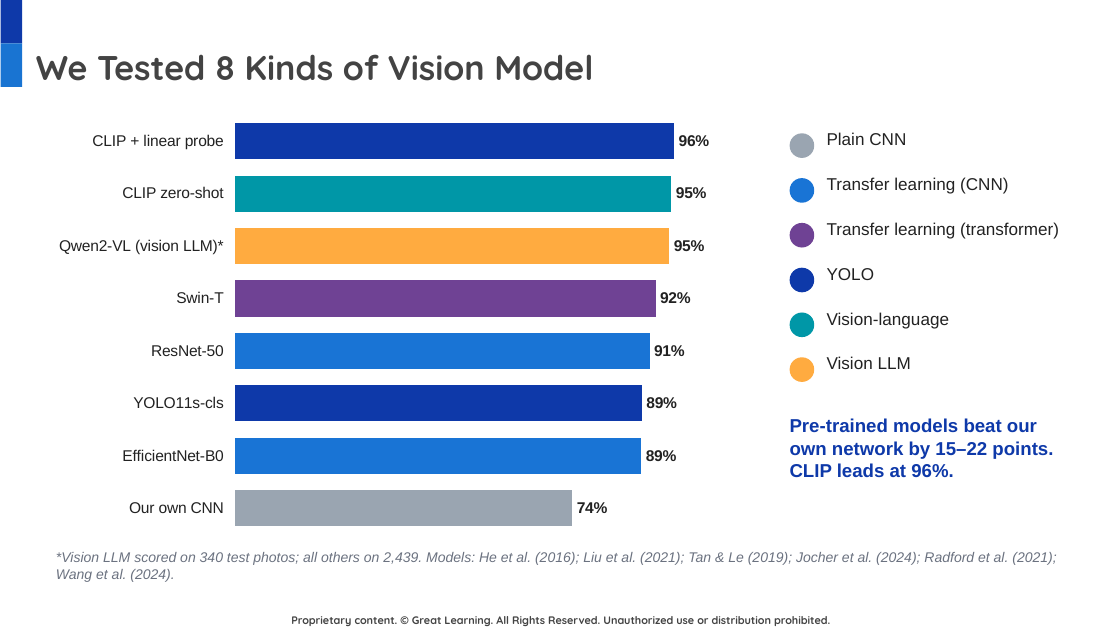
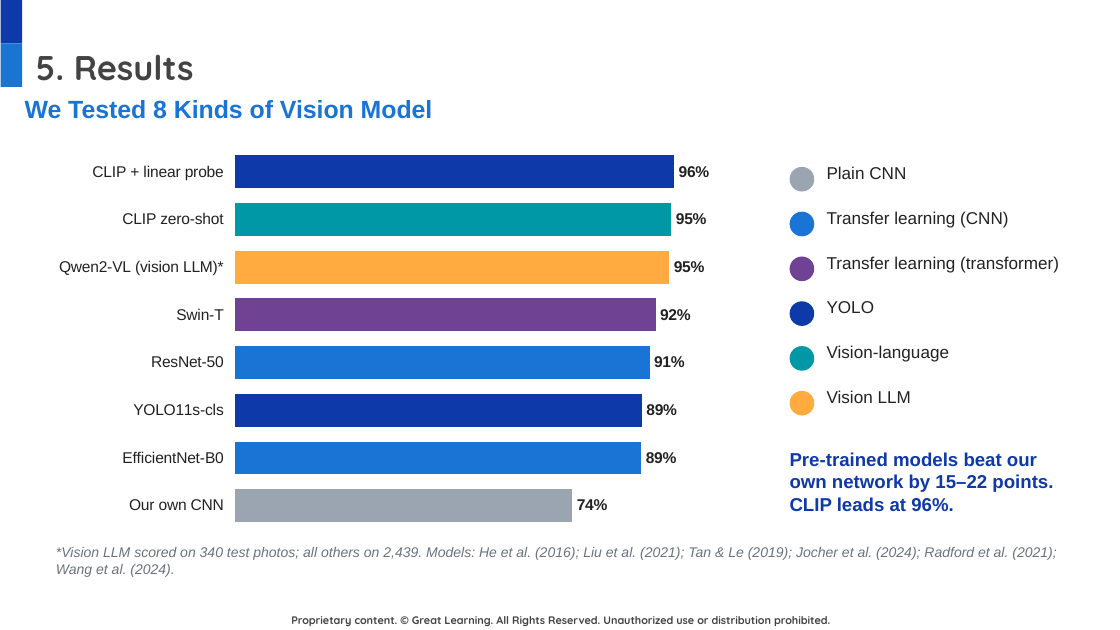
Before and after one commit to DatariusAI/nutriscan-food-detection, a slide deck: slide 7 of docs/NutriScan_Final_Presentation.pptx. Drawn at 1120x630 pixels with LibreOffice and Linux fonts; fonts in the diff are those of the drawing; background and template pictures are left out. Boxes give left, top, right and bottom in pixels: in the first picture for what was removed or moved away, otherwise in the second. Text is boxed around its words. In the diff, an @@ line names an element or a change of style, - is before the commit and + after.

```diff
--- a/docs/NutriScan_Final_Presentation.pptx
+++ b/docs/NutriScan_Final_Presentation.pptx
@@ title at [36,54,194,81]: text changed @@
-We Tested 8 Kinds of Vision Model
+5. Results
@@ text added at [25,100,433,119], 16 pt, text #1974D5, bold @@
+We Tested 8 Kinds of Vision Model
@@ bar chart: place and size @@
-bar chart at [45,106,762,543]
+bar chart at [45,140,762,538]
@@ 7 texts, 6 ellipses: place and size @@
-7 texts, 6 ellipses at [790,132,1059,477]
+7 texts, 6 ellipses at [790,166,1059,511]
@@ text "*Vision LLM scored on 340 ...": place and size @@
-text "*Vision LLM scored on 340 ..." at [56,552,1056,582]
+text "*Vision LLM scored on 340 ..." at [56,547,1056,577]
```
Also in this commit, not shown: 11 other slides changed.
